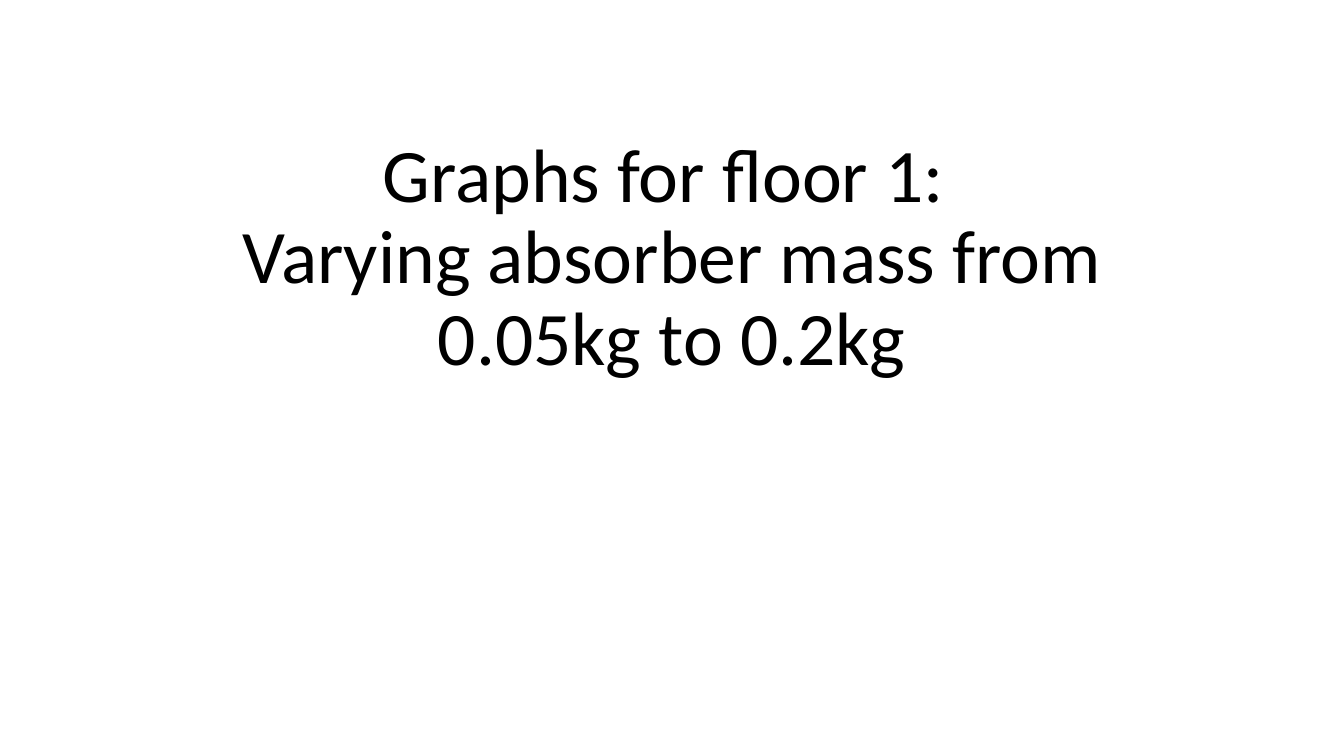
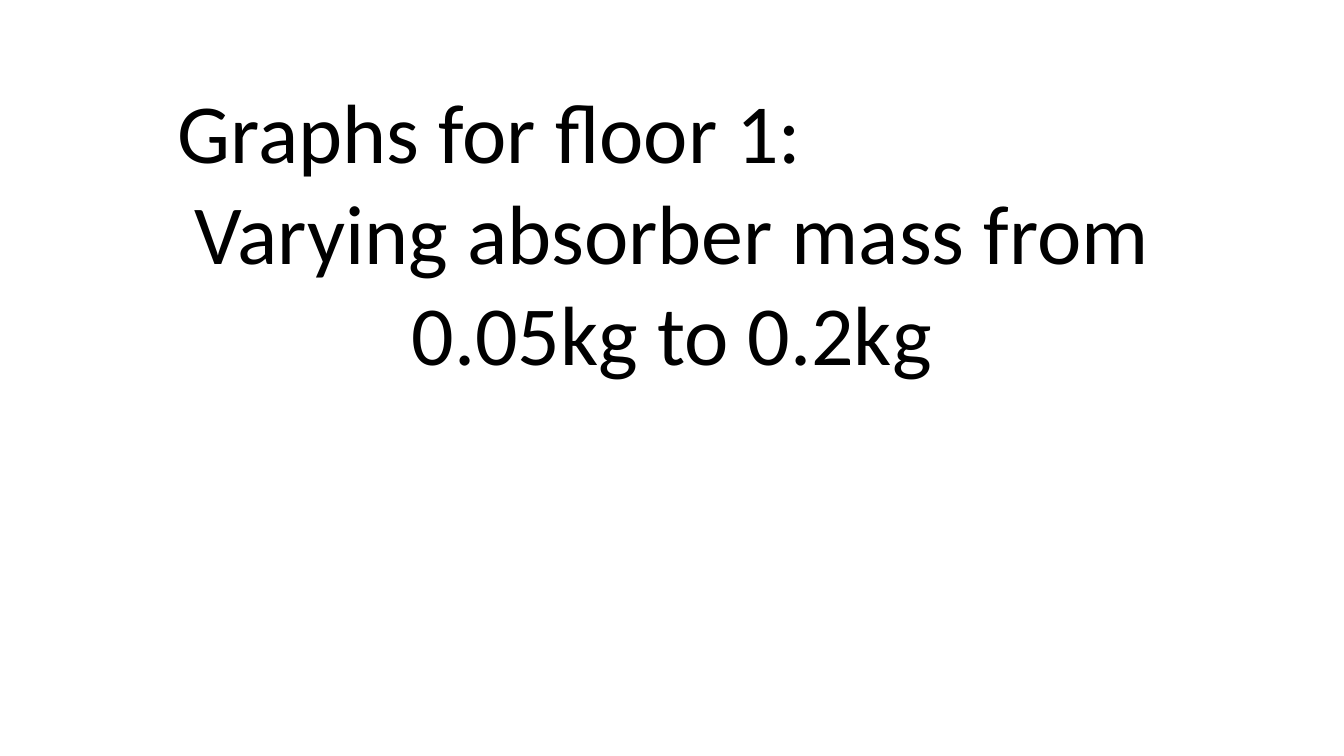
Before and after one commit to harrysarson/building-vibrations, a slide deck: slide 9 of Presentation.pptx. Drawn at 1344x756 pixels with LibreOffice and Linux fonts; fonts in the diff are those of the drawing. Boxes give left, top, right and bottom in pixels: in the first picture for what was removed or moved away, otherwise in the second. Text is boxed around its words. In the diff, an @@ line names an element or a change of style, - is before the commit and + after.

Commit message:
new graphs for vibration of different floors

```diff
--- a/Presentation.pptx
+++ b/Presentation.pptx
@@ text "Graphs for floor 1: Varying ..." at [178,104,1149,380]: size 54 to 60 pt; line spacing 0.9 to 1 @@
```
Also in this commit, not shown: 13 other slides changed, 5 slides added, 8 other files.
